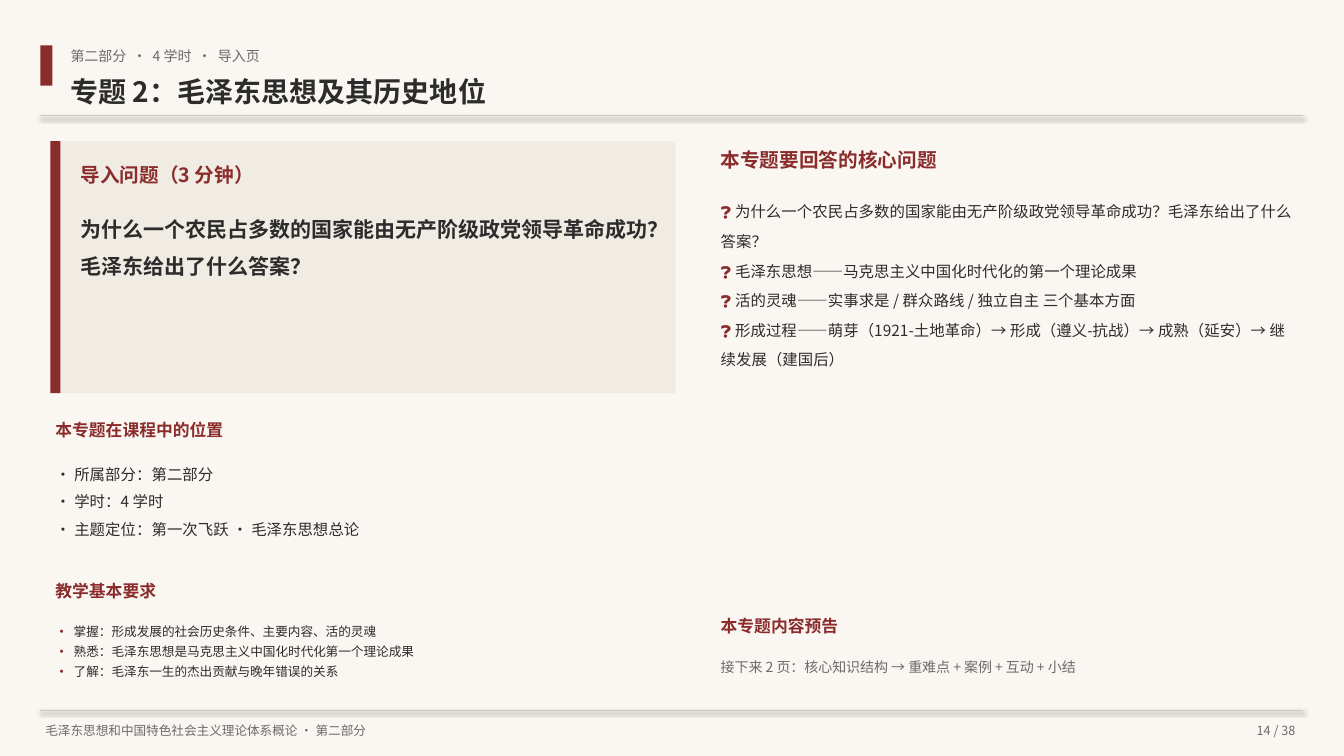
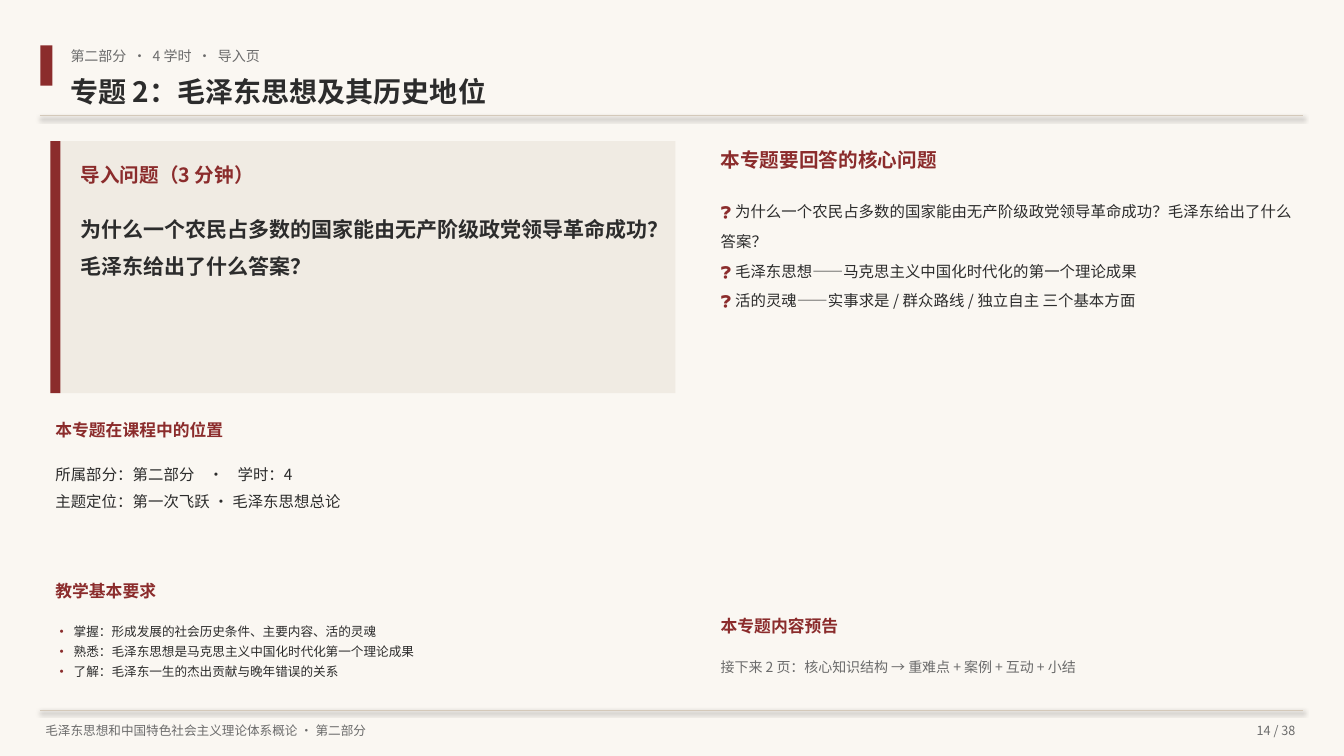
Before and after one commit to hsy358/obsidian-vault, a slide deck: slide 11 of 03-资源/PPT/毛泽东思想和中国特色社会主义理论体系概论 教学大纲概览.pptx. Drawn at 1344x756 pixels with LibreOffice and Linux fonts; fonts in the diff are those of the drawing. Boxes give left, top, right and bottom in pixels: in the first picture for what was removed or moved away, otherwise in the second. Text is boxed around its words. In the diff, an @@ line names an element or a change of style, - is before the commit and + after.

```diff
--- a/03-资源/PPT/毛泽东思想和中国特色社会主义理论体系概论 教学大纲概览.pptx
+++ b/03-资源/PPT/毛泽东思想和中国特色社会主义理论体系概论 教学大纲概览.pptx
@@ text at bbox=[721, 323, 1285, 367]: paragraph removed @@
-❓ 形成过程——萌芽（1921-土地革命）→ 形成（遵义-抗战）→ 成熟（延安）→ 继续发展（建国后）
@@ text at bbox=[55, 467, 340, 508]: text changed @@
-· 所属部分：第二部分
-· 学时：4 学时
-· 主题定位：第一次飞跃 · 毛泽东思想总论
+所属部分：第二部分 · 学时：4
+主题定位：第一次飞跃 · 毛泽东思想总论
```
Also in this commit, not shown: 12 other slides changed, 2 other files.
